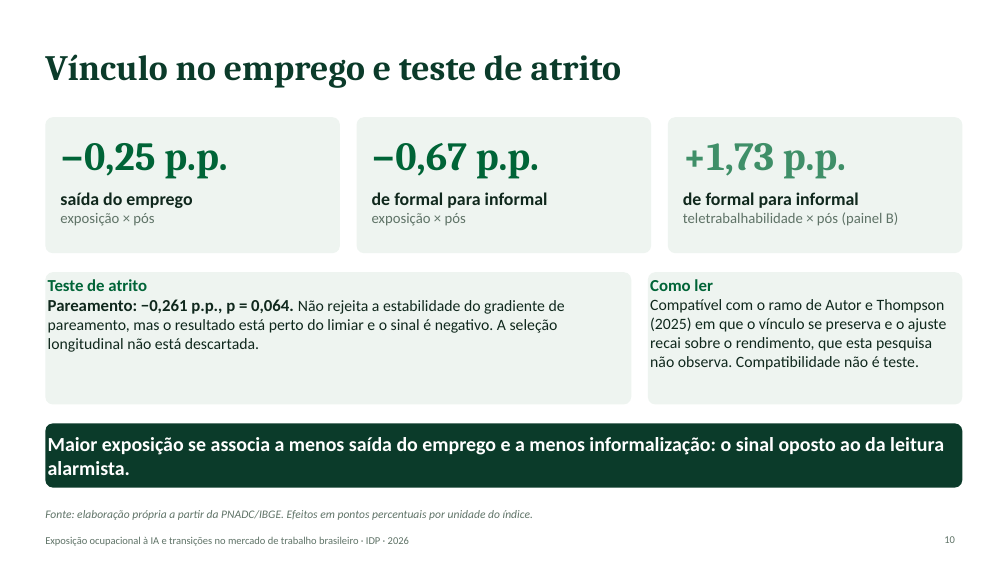
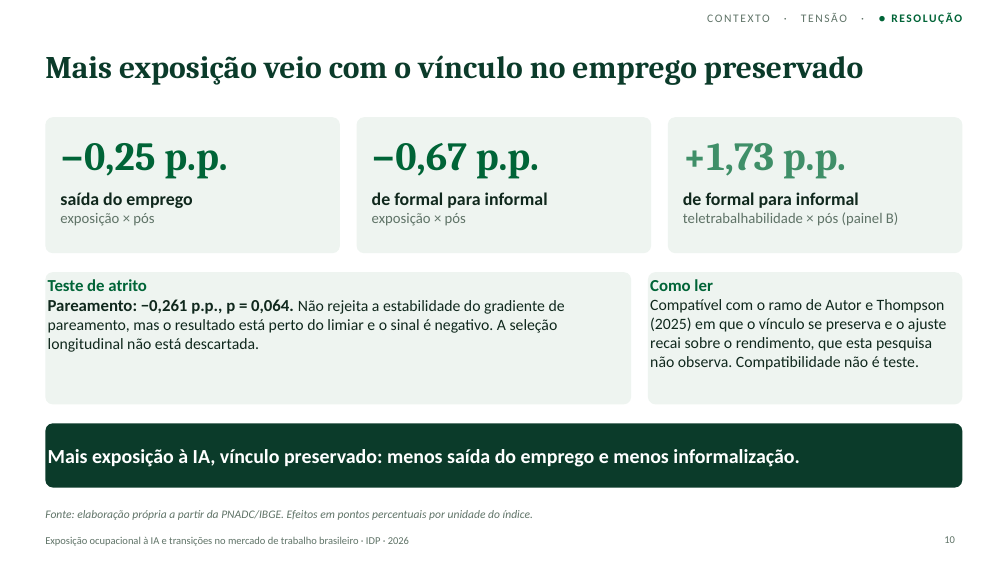
Before and after one commit to rickpalmeiras-design/IDP, a slide deck: slide 10 of apresentacao/apresentacao_01.pptx. Drawn at 1008x567 pixels with LibreOffice and Linux fonts; fonts in the diff are those of the drawing. Boxes give left, top, right and bottom in pixels: in the first picture for what was removed or moved away, otherwise in the second. Text is boxed around its words. In the diff, an @@ line names an element or a change of style, - is before the commit and + after.

```diff
--- a/apresentacao/apresentacao_01.pptx
+++ b/apresentacao/apresentacao_01.pptx
@@ text added at (x1=707, y1=13, x2=962, y2=24), 11 pt, text #5F7367 @@
+CONTEXTO · TENSÃO · ● RESOLUÇÃO
@@ title at (x1=45, y1=55, x2=863, y2=85): text changed; size 34 to 30 pt @@
-Vínculo no emprego e teste de atrito
+Mais exposição veio com o vínculo no emprego preservado
@@ text in rounded rectangle at (x1=48, y1=449, x2=800, y2=467): text changed @@
-Maior exposição se associa a menos saída do emprego e a menos informalização: o sinal oposto ao da leitura alarmista.
+Mais exposição à IA, vínculo preservado: menos saída do emprego e menos informalização.
```
Also in this commit, not shown: 10 other slides changed, 1 slide added, 1 slide removed, 17 other files.
